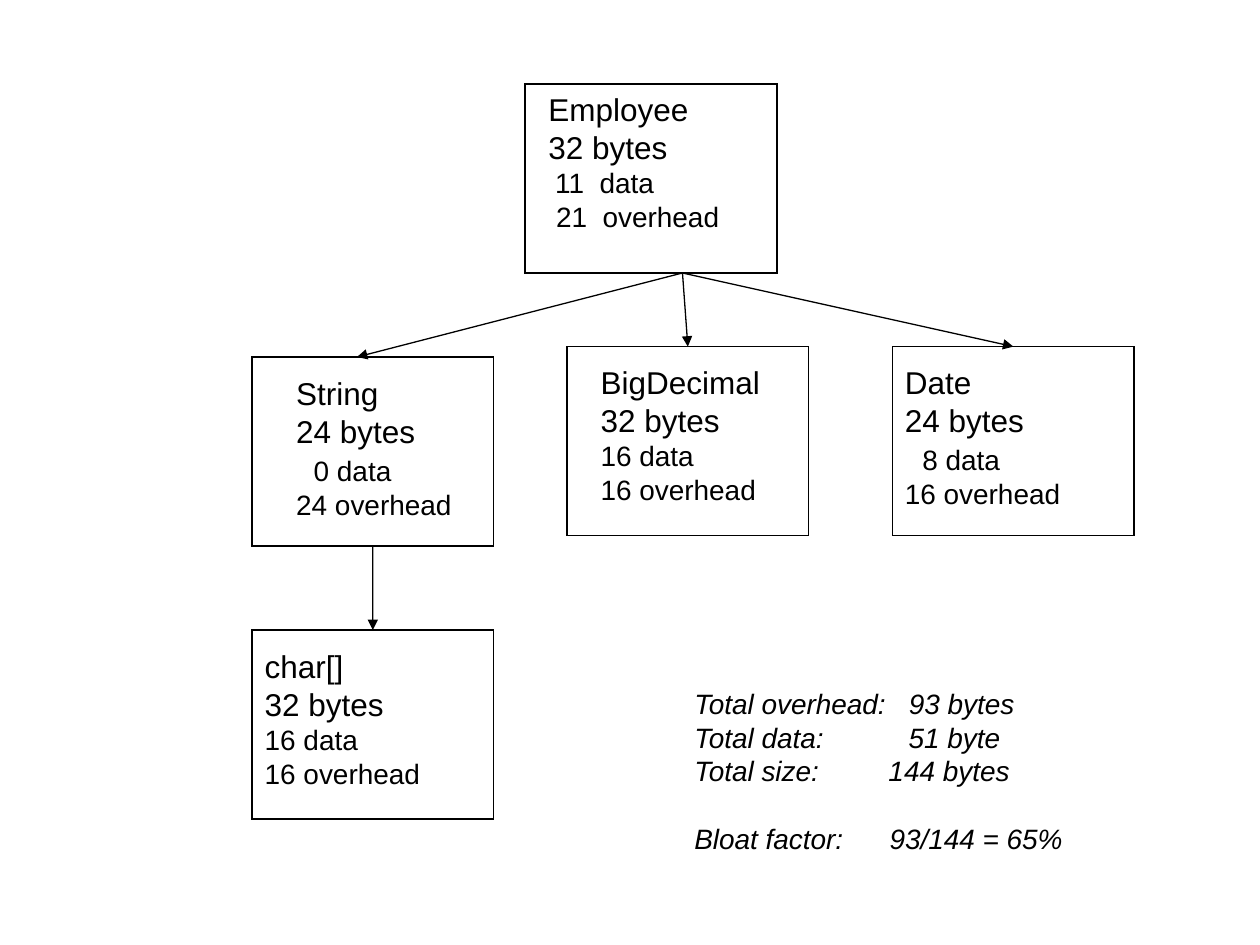
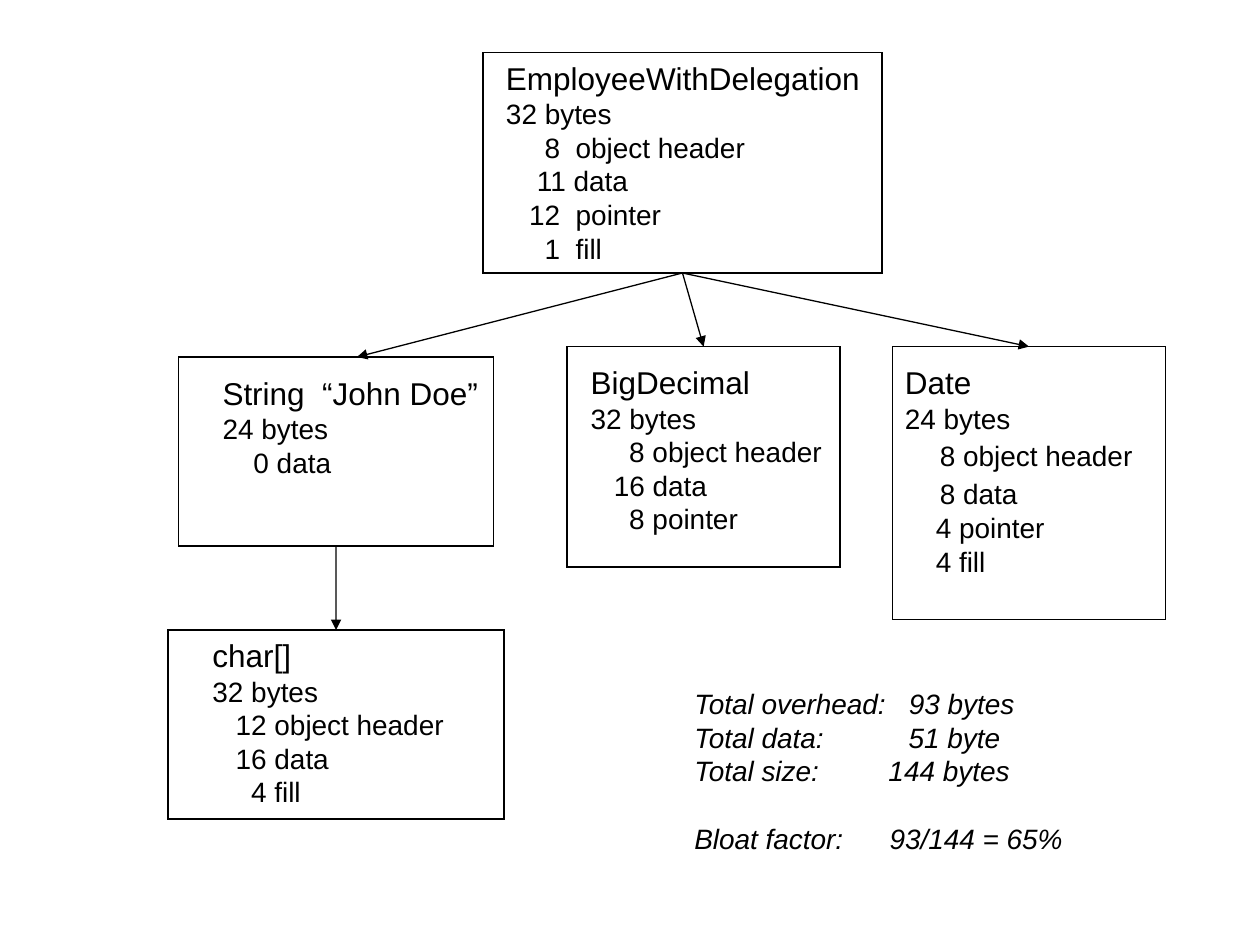
Before and after one commit to TheRuncibleTuner/bloatbook, a slide deck: slide 1 of Figures/chapter4/employee-status.ppt. Drawn at 1260x945 pixels with LibreOffice and Linux fonts; fonts in the diff are those of the drawing. Boxes give left, top, right and bottom in pixels: in the first picture for what was removed or moved away, otherwise in the second. Text is boxed around its words. In the diff, an @@ line names an element or a change of style, - is before the commit and + after.

```diff
--- a/Figures/chapter4/employee-status.ppt
+++ b/Figures/chapter4/employee-status.ppt
@@ rectangle: place and size @@
-rectangle at bbox=[525, 84, 777, 273]
+rectangle at bbox=[483, 53, 882, 273]
@@ text "EmployeeWithDelegation": place and size @@
-text "EmployeeWithDelegation" at bbox=[548, 98, 719, 228]
+text "EmployeeWithDelegation" at bbox=[506, 67, 860, 259]
@@ text at bbox=[506, 67, 860, 96]: text changed @@
-Employee
+EmployeeWithDelegation
@@ text at bbox=[506, 103, 612, 129]: size 18 to 16 pt in "32 bytes" @@
@@ text at bbox=[545, 137, 745, 163]: paragraph added @@
+8 object header
@@ text at bbox=[529, 204, 661, 259]: text changed @@
-21 overhead
+12 pointer
+1 fill
@@ arrow moved from (683, 273) - (1013, 346) to (683, 273) - (1029, 346) @@
@@ arrow moved from (683, 273) - (688, 346) to (683, 273) - (703, 346) @@
@@ rectangle: place and size @@
-rectangle at bbox=[252, 357, 494, 546]
+rectangle at bbox=[179, 357, 494, 546]
@@ rectangle: place and size @@
-rectangle at bbox=[567, 346, 809, 536]
+rectangle at bbox=[567, 346, 840, 567]
@@ text "BigDecimal": place and size @@
-text "BigDecimal" at bbox=[601, 371, 760, 501]
+text "BigDecimal" at bbox=[591, 371, 822, 535]
@@ rectangle: place and size @@
-rectangle at bbox=[892, 346, 1134, 536]
+rectangle at bbox=[892, 346, 1166, 620]
@@ text "String “John Doe”": place and size @@
-text "String “John Doe”" at bbox=[296, 382, 451, 516]
+text "String “John Doe”" at bbox=[223, 382, 478, 474]
@@ text at bbox=[223, 382, 478, 411]: text changed @@
-String
+String “John Doe”
@@ text at bbox=[223, 418, 328, 444]: size 18 to 16 pt in "24 bytes" @@
@@ text at bbox=[591, 408, 696, 434]: size 18 to 16 pt in "32 bytes" @@
@@ text at bbox=[905, 408, 1011, 434]: size 18 to 16 pt in "24 bytes" @@
@@ text at bbox=[629, 441, 822, 467]: paragraph added @@
+8 object header
@@ text at bbox=[940, 445, 1132, 471]: paragraph added @@
+8 object header
@@ text at bbox=[296, 494, 451, 516]: paragraph removed @@
-24 overhead
@@ text at bbox=[629, 508, 737, 535]: text changed @@
-16 overhead
+8 pointer
@@ text at bbox=[936, 517, 1044, 572]: text changed @@
-16 overhead
+4 pointer
+4 fill
@@ arrow moved from (373, 546) - (373, 630) to (336, 546) - (336, 630) @@
@@ rectangle: place and size @@
-rectangle at bbox=[252, 630, 494, 819]
+rectangle at bbox=[168, 630, 504, 819]
@@ text "char[]": place and size @@
-text "char[]" at bbox=[265, 655, 419, 785]
+text "char[]" at bbox=[212, 644, 444, 802]
@@ text at bbox=[212, 681, 318, 707]: size 18 to 16 pt in "32 bytes" @@
@@ text at bbox=[236, 714, 444, 740]: paragraph added @@
+12 object header
@@ text at bbox=[251, 781, 300, 802]: text changed @@
-16 overhead
+4 fill
```
Also in this commit, not shown: 3 other slides changed, 15 other files.
